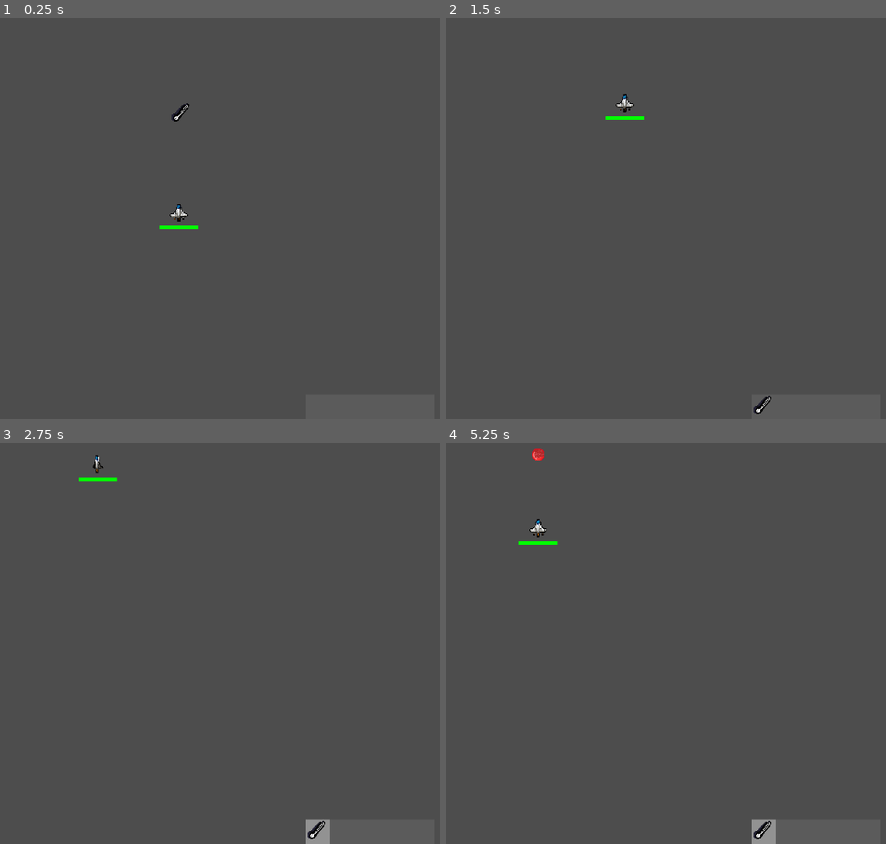
Above: before the commit, frames 1-4 (two rows, left to right).
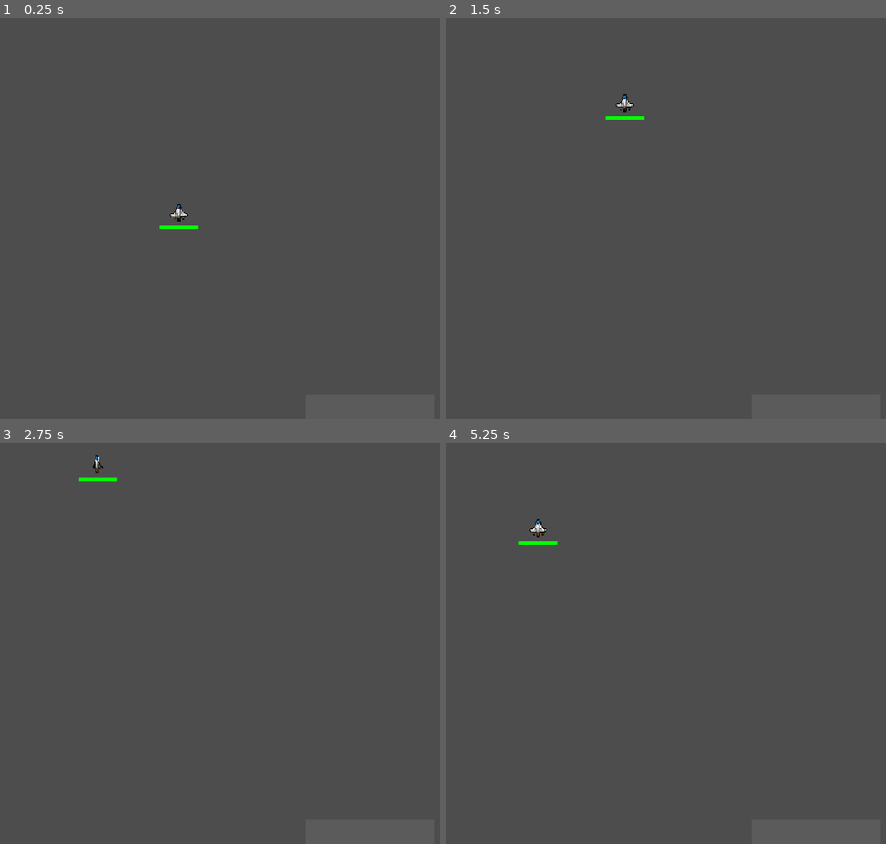
Above: after the commit, the same moments.

Repository: Tigatok/skunkworks-game
Game: Godot game, scene res://Main.tscn
Two runs of this game, one before a commit and one after it. Both use one fixed random seed, a clock stepped at 60 frames per second and the inputs below.
Inputs:
- Up to frame 1 (0.25 s): no input
- Up to frame 2 (1.5 s): tap Enter at 0.5 s; hold Up (move_up) from 0.53 s (still down); tap 1 (1) at 0.6 s; tap 2 (2) at 0.8, 1.35 s
- Up to frame 3 (2.75 s): tap 3 (3) at 1.55, 2.1 s; release Up (move_up) at 2.03 s; hold Left (move_left) from 2.03 s (still down); tap 1 (1) at 2.3 s
- Up to frame 4 (5.25 s): tap 1 (1) at 2.85, 4.55 s; tap 2 (2) at 3.05, 3.6 s; release Left (move_left) at 3.53 s; hold Down (move_down) 3.53-4.28 s; tap 3 (3) at 3.8, 4.35 s; hold Right (move_right) 4.28-5.03 s; tap Space (Space) at 5, 5.1 s; hold Up (move_up) from 5.03 s (still down)

The runs differ from the first frame. In frame 1, less than 0.1% of the frame differs, in the area x 38-43%, y 21-26%; in frame 2, less than 0.1%; in frame 3, 0.3%; in frame 4, 0.4%, in the area x 19-75%, y 1-100%.

Commit message:
Reset back to item base

Diff:
--- a/Item/Item.gd
+++ b/Item/Item.gd
@@ -15,14 +15,14 @@
 
 # Emit a signal so that whatever the item actually is, can handle it.
 func use():
+	pass
 #	emit_signal('use_item')
-	print("TE")
-	var missile = load("res://Missile/missile.tscn")
-	missile = missile.instantiate()
-	missile.linear_velocity = Vector2(1, (-4 * missile.speed))
-	missile.position = get_parent().position + Vector2(0, -45)
-	missile.damage = 5
-	self.add_child(missile)
+#	var missile = load("res://Missile/missile.tscn")
+#	missile = missile.instantiate()
+#	missile.linear_velocity = Vector2(1, (-4 * missile.speed))
+#	missile.position = get_parent().position + Vector2(0, -45)
+#	missile.damage = 5
+#	self.add_child(missile)
 
 func _ready():
 	var item_pickup_instance = $ItemPickup
--- a/Main.tscn
+++ b/Main.tscn
@@ -1,9 +1,7 @@
-[gd_scene load_steps=5 format=3 uid="uid://dmunb1vxfj0w8"]
+[gd_scene load_steps=3 format=3 uid="uid://dmunb1vxfj0w8"]
 
 [ext_resource type="PackedScene" uid="uid://bq7rtwda5y4lb" path="res://Player/Player.tscn" id="2_043f6"]
 [ext_resource type="PackedScene" uid="uid://dc7pprina7ai6" path="res://HUD/InventoryBar.tscn" id="3_afki7"]
-[ext_resource type="PackedScene" uid="uid://cbvymn4nh8gi4" path="res://Item/Item.tscn" id="3_es4en"]
-[ext_resource type="Texture2D" uid="uid://cdd702vhdy7dq" path="res://Weapon/weapon.png" id="4_b1pvl"]
 
 [node name="Main" type="Node"]
 
@@ -22,9 +20,3 @@
 offset_bottom = 0.0
 grow_horizontal = 2
 grow_vertical = 0
-
-[node name="Cannon" parent="." instance=ExtResource("3_es4en")]
-position = Vector2(471, 288)
-id = 1
-item_name = "Cannon"
-icon = ExtResource("4_b1pvl")
--- a/Weapon/weapon.gd
+++ /dev/null
@@ -1,22 +0,0 @@
-extends Node
-var weaponName
-var weaponIcon
-var canFire = true
-@export var automatedFiring = false
-@export var damage = 5
-
-func fireWeapon():
-	if (canFire):
-		var missile = load("res://Missile/missile.tscn")
-		missile = missile.instantiate()
-		var parentPosition = get_parent().position
-		var position = Vector2(parentPosition.x, parentPosition.y - 40)
-		missile.linear_velocity = Vector2(1, (-4 * missile.speed))
-		missile.position = position
-		missile.damage = damage
-		self.add_child(missile)
-		$Timer.start($Timer.wait_time)
-		canFire = false
-
-func _on_timer_timeout():
-		canFire = true
--- a/Weapon/weapon.tscn
+++ /dev/null
@@ -1,11 +0,0 @@
-[gd_scene load_steps=2 format=3 uid="uid://eu58qm4suc8x"]
-
-[ext_resource type="Script" path="res://Weapon/weapon.gd" id="1_aiqd7"]
-
-[node name="Weapon" type="Node"]
-script = ExtResource("1_aiqd7")
-
-[node name="Timer" type="Timer" parent="."]
-wait_time = 0.357
-
-[connection signal="timeout" from="Timer" to="." method="_on_timer_timeout"]
Binary file added: Images/missile-1.png
Not shown, added: Images/missile-1.png.import
Renamed: Weapon/weapon.png -> Images/weapon.png
Not shown, changed: Images/weapon.png.import
